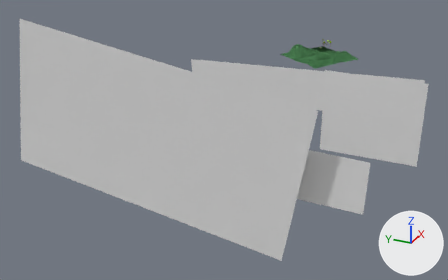
Before and after pictures for a commit that changed the Blender file 04-Shots/01-jungleOverview.blend.
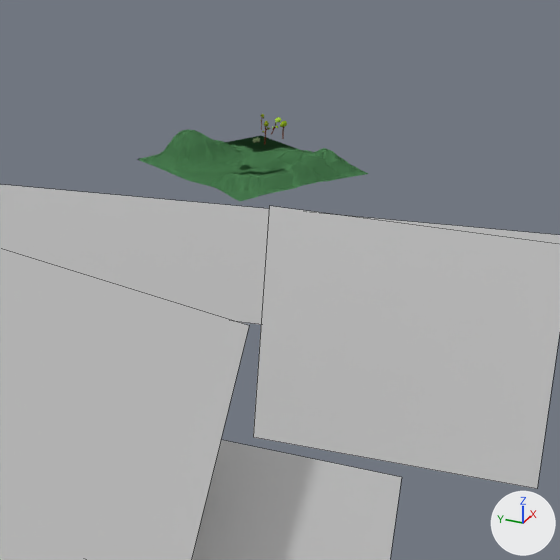
Each version appears first whole from a 50 mm camera at (-682.0, -185.0, 202.0) aimed at (-200.0, 32.0, -39.0), and next in a close-up on the part from 52% to 95% of the width and 0% to 68% of the height. Lighting does not change. The marker at lower right points along +X, +Y and +Z. The close-ups show mesh edges as thin lines.

Names of what the first close-up shows: 'jungleplaneBG', 'jungleplaneBG.001', 'mountainplaneONEBG', 'mountainplaneTWOBG', 'tree-plane'.
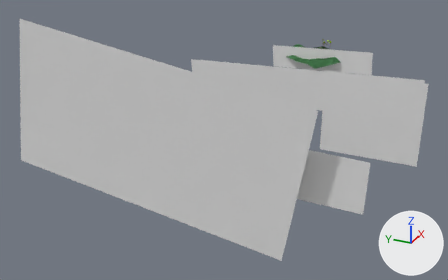
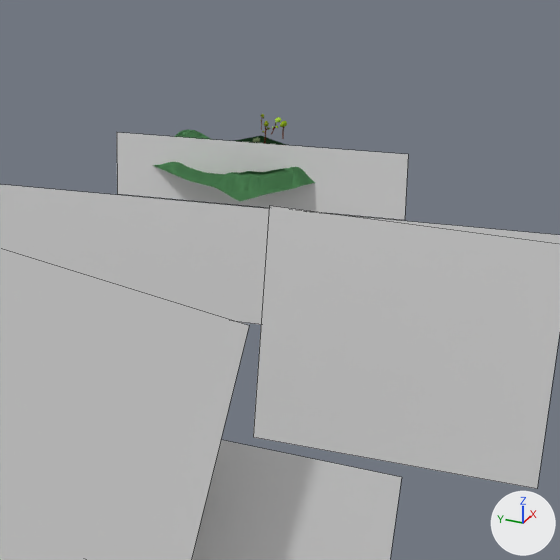
Location of each change, (x1, y1, x2, y2) in pixels of the close-ups (560 x 560 px):
'jungleplaneBG.003', added
    after: (117, 132, 408, 220)
'tree-plane', unchanged, covered by the edit
    before: (137, 130, 368, 201)
    after: (153, 130, 315, 201)

Edits to the bpy script that builds the scene:
```text
Add ob_jungleplanebg_003:
    ob_jungleplanebg_003 = bpy.data.objects.new('jungleplaneBG.003', None)
    ob_jungleplanebg_003.location = (-47.8, -14.4, 1.5)
    ob_jungleplanebg_003.rotation_euler = (-0.045, -0.0021, -0.00735)  # degrees (-2.6, -0.1, -0.4)
    ob_jungleplanebg_003.scale = (0.615, 0.634, 0.615)
    ob_jungleplanebg_003.show_instancer_for_render = False
    ob_jungleplanebg_003.instance_type = 'COLLECTION'
    ob_jungleplanebg_003.instance_collection = col_jungleplanebg
```
